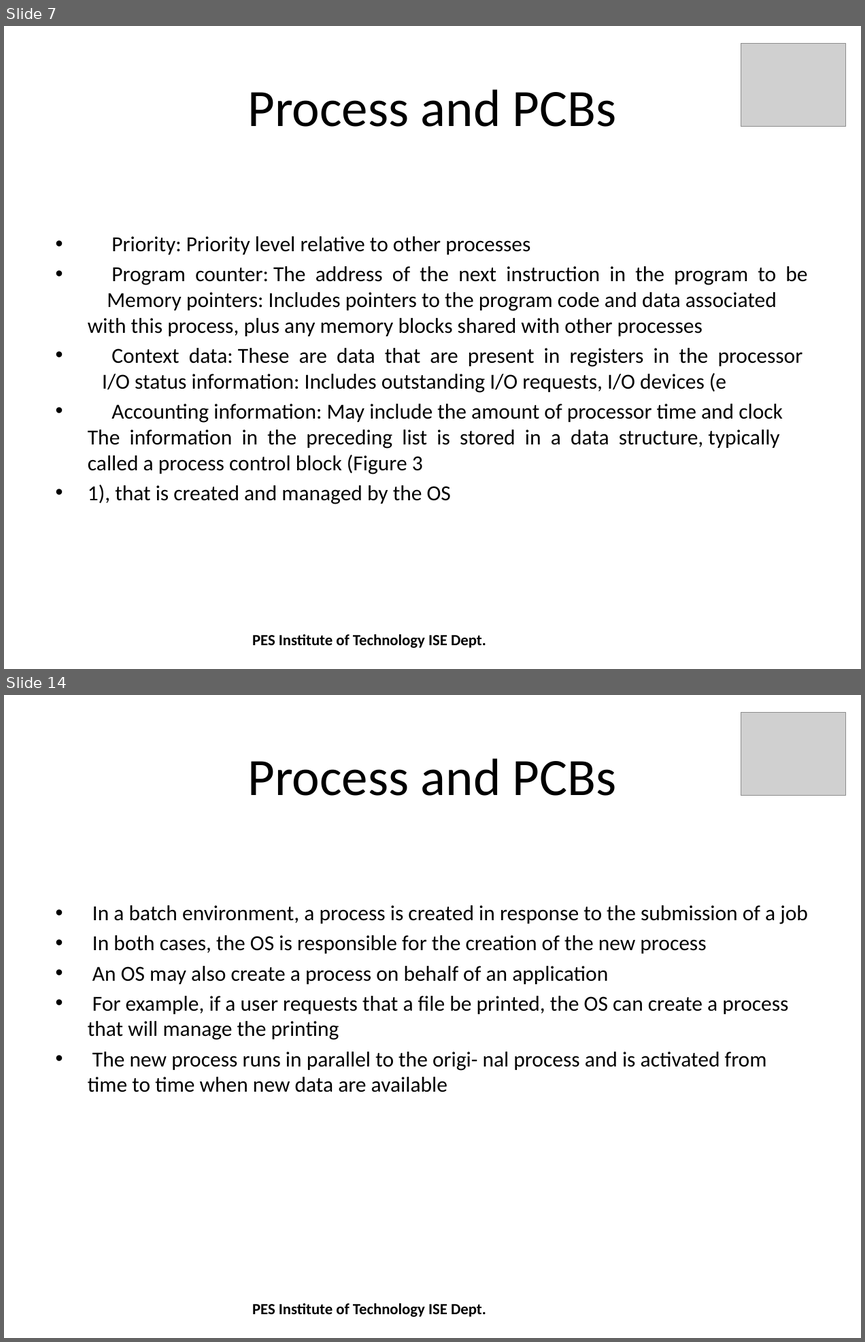
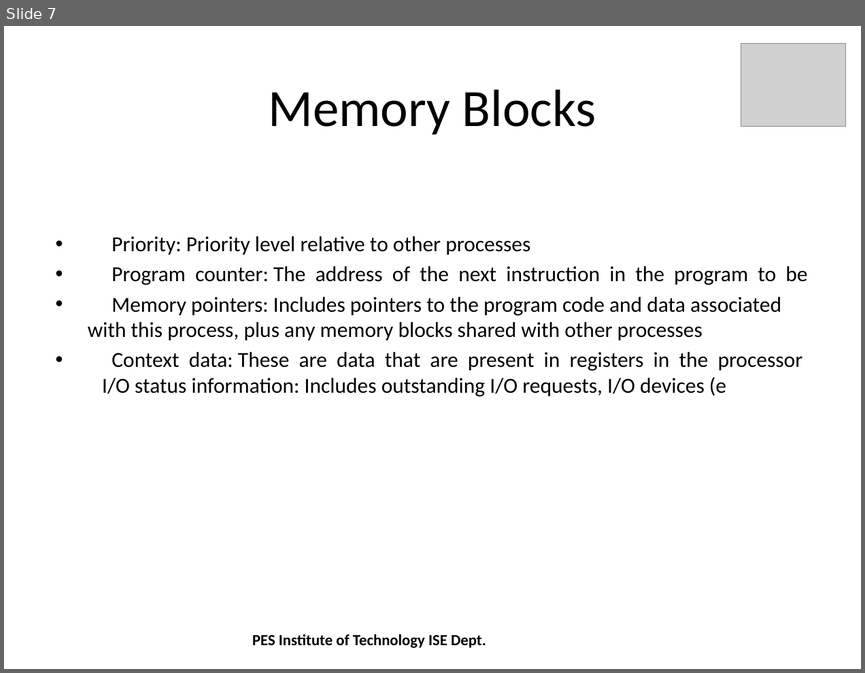
Before and after one commit to shreyasrkarthik/AutomaticSlidesGeneration, a slide deck: prototype/src/process.pptx. Shown one above the other, each under a label of ours: slides 7 and 14 before the commit, slide 7 after it; the slides between them are not shown. The pictures are 865x1342 and 865x673 pixels, drawn with LibreOffice and Linux fonts; fonts in the diff are those of the drawing; grey boxes stand for pictures. Boxes give left, top, right and bottom in pixels: in the first picture for what was removed or moved away, otherwise in the second. Text is boxed around its words. In the diff, an @@ line names an element or a change of style, - is before the commit and + after.

Commit message:
Using Keywords as title for individual slides

```diff
--- a/prototype/src/process.pptx
+++ b/prototype/src/process.pptx
@@ slide 14 removed at box(4, 695, 861, 1338), background #FFFFFF @@
@@ picture removed at box(741, 712, 845, 795) @@
@@ title removed at box(247, 758, 617, 796) @@
-Process and PCBs
@@ text removed at box(88, 905, 808, 1092) @@
-• In a batch environment, a process is created in response to the submission of a job
-• In both cases, the OS is responsible for the creation of the new process
-• An OS may also create a process on behalf of an application
-• For example, if a user requests that a file be printed, the OS can create a process that will manage the printing
-• The new process runs in parallel to the origi- nal process and is activated from time to time when new data are available
@@ text removed at box(252, 1303, 486, 1317) @@
-PES Institute of Technology ISE Dept.
@@ slide 7 changed as well @@
@@ title at box(268, 89, 596, 135): text changed @@
-Process and PCBs
+Memory Blocks
@@ text at box(88, 266, 807, 340): text changed @@
-• Program counter: The address of the next instruction in the program to be Memory pointers: Includes pointers to the program code and data associated with this process, plus any memory blocks shared with other processes
+• Program counter: The address of the next instruction in the program to be
+• Memory pointers: Includes pointers to the program code and data associated with this process, plus any memory blocks shared with other processes
@@ text at box(88, 403, 783, 504): paragraphs removed @@
-• Accounting information: May include the amount of processor time and clock The information in the preceding list is stored in a data structure, typically called a process control block (Figure 3
-• 1), that is created and managed by the OS
```
Also in this commit, not shown: 5 other slides changed, 18 other slides removed, 1 other file.
